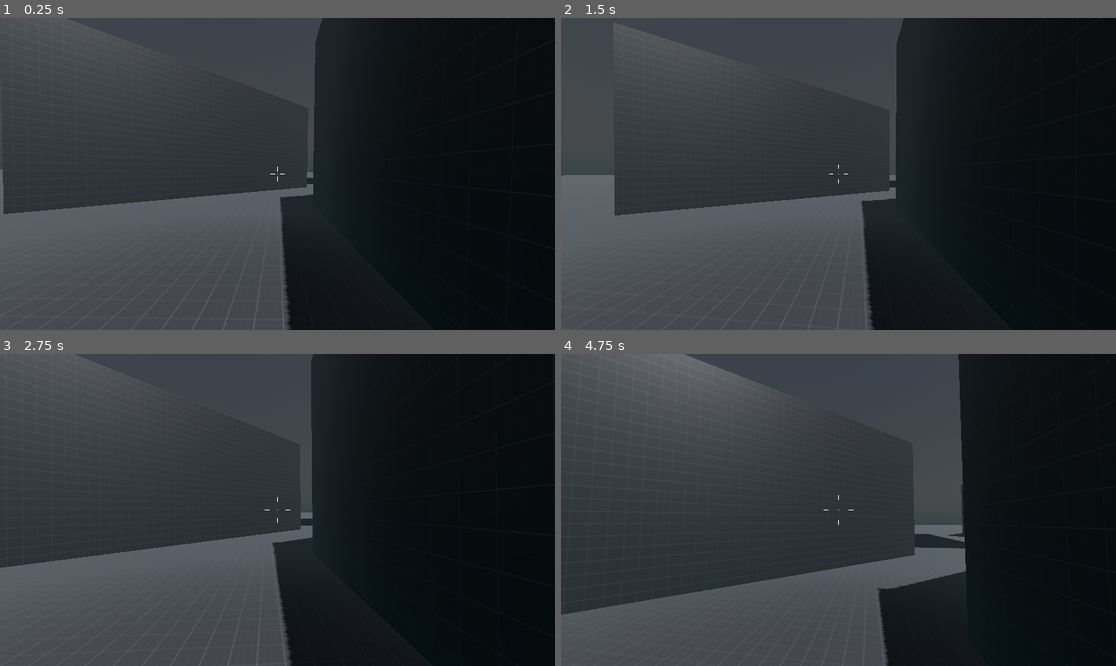
Above: before the commit, frames 1-4 (two rows, left to right).
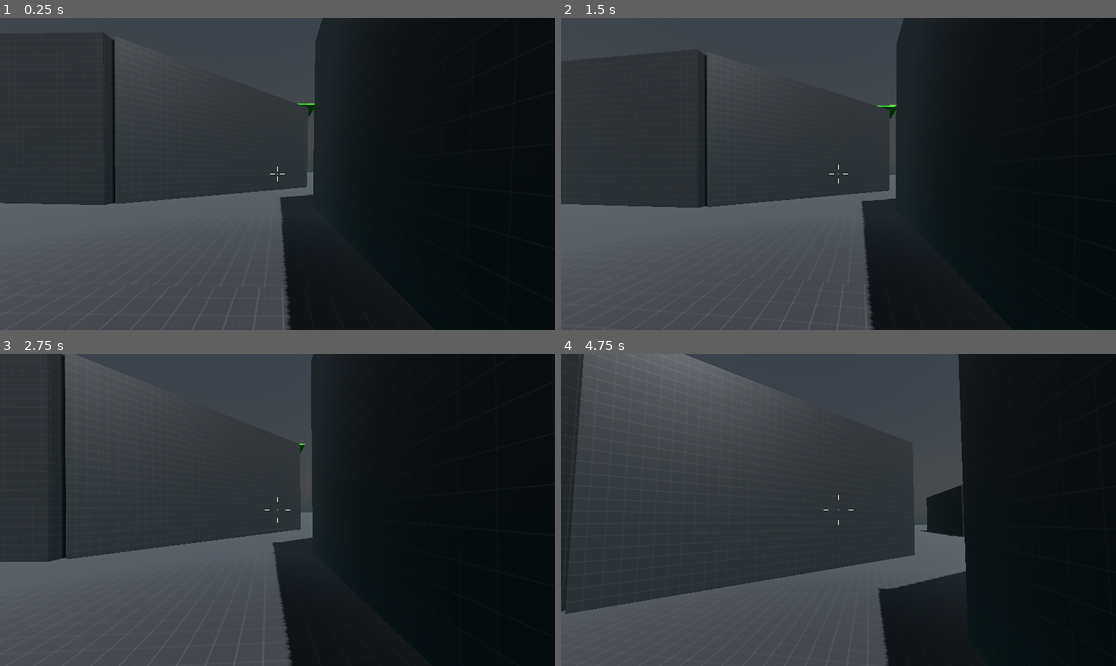
Above: after the commit, the same moments.

Repository: Darbyray/Year12godot
Game: Godot game, scene res://test_world.tscn
Same seed, same stepped clock (60 frames per second), same inputs: the game is played once before the commit and once after it.
Inputs (mouse positions are in pixels of both pictures, inside the frame that each line leads up to):
- Up to frame 1 (0.25 s): no input
- Up to frame 2 (1.5 s): tap Enter (ui_accept) at 0.5, 0.77 s; move the mouse to (866, 174) at 0.52 s; hold Up (ui_up) from 0.53 s (still down); move the mouse to (810, 174) at 1.27 s
- Up to frame 3 (2.75 s): keep holding Up (ui_up); tap Enter (ui_accept) at 1.52 s; move the mouse to (288, 503) at 2.02 s
- Up to frame 4 (4.75 s): keep holding Up (ui_up); move the mouse to (832, 516) at 2.77 s; tap Enter (ui_accept) at 3.02, 3.77, 4.52 s; move the mouse to (877, 513) at 3.52 s; move the mouse to (794, 506) at 4.27 s

The runs differ from the first frame. In frame 1, 2.5% of the frame differs, in the area x 0-57%, y 0-66%; in frame 2, 3.2%, in the area x 0-61%, y 1-64%; in frame 3, 2.7%; in frame 4, 2.2%.

Commit message:
maze
maze progress

Diff:
--- a/GooseMaze/character.tscn
+++ b/GooseMaze/character.tscn
@@ -378,7 +378,7 @@
 libraries = {
 "": SubResource("AnimationLibrary_o0unb")
 }
-blend_times = [&"walk", &"RESET", 0.5, &"RESET", &"walk", 0.5, &"RESET", &"RESET", 0.5]
+blend_times = [&"RESET", &"RESET", 0.5, &"RESET", &"walk", 0.5, &"walk", &"RESET", 0.5]
 
 [node name="JumpAnimation" type="AnimationPlayer" parent="Head"]
 libraries = {
--- a/GooseMaze/test_world.tscn
+++ b/GooseMaze/test_world.tscn
@@ -103,13 +103,13 @@
 material = SubResource("StandardMaterial3D_gomnb")
 
 [node name="CSGBox3D8" type="CSGBox3D" parent="cyclops"]
-transform = Transform3D(-4.14102e-08, 0.947356, 0.320183, -1, -4.37114e-08, 0, 1.39957e-08, -0.320183, 0.947356, 26.4638, 4.61246, -21.8079)
-use_collision = true
-size = Vector3(12, 3.2207, 26.6635)
+transform = Transform3D(-4.14102e-08, 0.947356, 0.320183, -1, -4.37114e-08, 0, 1.39957e-08, -0.320183, 0.947356, 30.2985, 4.61246, -12.3361)
+use_collision = true
+size = Vector3(12, 4.4209, 38.6979)
 material = SubResource("StandardMaterial3D_gomnb")
 
 [node name="CSGBox3D7" type="CSGBox3D" parent="cyclops"]
-transform = Transform3D(0.999996, 0, 0, 0, 0.999996, 0, 0, 0, 0.999996, -23.6639, 10.1852, 47.2297)
+transform = Transform3D(0.999996, 0, 0, 0, 0.999996, 0, 0, 0, 0.999996, -23.6639, 53.9292, 47.2297)
 use_collision = true
 size = Vector3(88.5041, 3.1123, 87.8658)
 material = SubResource("StandardMaterial3D_gomnb")
@@ -121,9 +121,9 @@
 material = SubResource("StandardMaterial3D_gomnb")
 
 [node name="CSGBox3D5" type="CSGBox3D" parent="cyclops"]
-transform = Transform3D(-3.09086e-08, 0.707107, -0.707107, -1, -4.37114e-08, 0, -3.09086e-08, 0.707107, 0.707107, -6.43143, 4.61246, -22.1078)
-use_collision = true
-size = Vector3(12, 3.2207, 27.7247)
+transform = Transform3D(-3.09086e-08, 0.707107, -0.707107, -1, -4.37114e-08, 0, -3.09086e-08, 0.707107, 0.707107, -4.6942, 4.61246, -23.845)
+use_collision = true
+size = Vector3(12, 3.2207, 22.8111)
 material = SubResource("StandardMaterial3D_gomnb")
 
 [node name="CSGBox3D4" type="CSGBox3D" parent="cyclops"]
@@ -133,31 +133,31 @@
 material = SubResource("StandardMaterial3D_gomnb")
 
 [node name="CSGBox3D" type="CSGBox3D" parent="cyclops"]
-transform = Transform3D(1, 0, 0, 0, 1, 0, 0, 0, 1, 10, 44.45, -35.0161)
+transform = Transform3D(1, 0, 0, 0, 1, 0, 0, 0, 1, 10, 44.45, -150.073)
 use_collision = true
 size = Vector3(30, 1, 30)
 material = SubResource("StandardMaterial3D_67ysu")
 
 [node name="CSGBox3D2" type="CSGBox3D" parent="cyclops"]
-transform = Transform3D(1, 0, 0, 0, 1, 0, 0, 0, 1, 3.8147e-06, 44.5575, -47.3339)
+transform = Transform3D(1, 0, 0, 0, 1, 0, 0, 0, 1, 3.8147e-06, 44.5575, -174.548)
 use_collision = true
 size = Vector3(10, 1, 10)
 material = SubResource("StandardMaterial3D_gomnb")
 
 [node name="CSGBox3D12" type="CSGBox3D" parent="cyclops"]
-transform = Transform3D(1, 0, 0, 0, 1, 0, 0, 0, 1, 12.1317, -4.11512, 18.9867)
-use_collision = true
-size = Vector3(450.394, 5.62451, 473.55)
+transform = Transform3D(1, 0, 0, 0, 1, 0, 0, 0, 1, 12.1317, -4.11512, 125.404)
+use_collision = true
+size = Vector3(450.394, 5.62451, 260.715)
 material = SubResource("StandardMaterial3D_gomnb")
 
 [node name="CSGBox3D13" type="CSGBox3D" parent="cyclops"]
-transform = Transform3D(0.939693, 0.34202, 0, -0.34202, 0.939693, 0, 0, 0, 1, -9.5, 45.6793, -29.6189)
+transform = Transform3D(0.939693, 0.34202, 0, -0.34202, 0.939693, 0, 0, 0, 1, -9.5, 45.6793, -143.138)
 use_collision = true
 size = Vector3(10, 1, 10)
 material = SubResource("StandardMaterial3D_u0sbk")
 
 [node name="CSGBox3D14" type="CSGBox3D" parent="cyclops"]
-transform = Transform3D(1, 0, 0, 0, 1, 0, 0, 0, 1, -4.5, 51.7185, -28.1985)
+transform = Transform3D(1, 0, 0, 0, 1, 0, 0, 0, 1, -4.5, 51.7185, -168.622)
 use_collision = true
 size = Vector3(19, 8, 1)
 material = SubResource("StandardMaterial3D_7j4uu")
@@ -205,9 +205,9 @@
 material = SubResource("StandardMaterial3D_gomnb")
 
 [node name="CSGBox3D22" type="CSGBox3D" parent="cyclops"]
-transform = Transform3D(-3.04308e-08, 0.696176, 0.717871, -1, -4.37114e-08, 0, 3.13791e-08, -0.717871, 0.696176, 14.3822, 4.61245, 79.4749)
-use_collision = true
-size = Vector3(12, 3.2207, 26.6635)
+transform = Transform3D(-3.04308e-08, 0.696176, 0.717871, -1, -4.37114e-08, 0, 3.13791e-08, -0.717871, 0.696176, 11.3827, 4.61245, 76.566)
+use_collision = true
+size = Vector3(12, 3.2207, 35.0202)
 material = SubResource("StandardMaterial3D_gomnb")
 
 [node name="CSGBox3D23" type="CSGBox3D" parent="cyclops"]
@@ -223,9 +223,9 @@
 material = SubResource("StandardMaterial3D_gomnb")
 
 [node name="CSGBox3D25" type="CSGBox3D" parent="cyclops"]
-transform = Transform3D(-1.53988e-08, 0.352282, -0.935893, -0.999998, -4.37113e-08, 2.47685e-15, -4.09092e-08, 0.935893, 0.352282, -40.6825, 4.61245, 40.9149)
-use_collision = true
-size = Vector3(12, 3.2207, 38.5945)
+transform = Transform3D(-1.53988e-08, 0.352282, -0.935893, -0.999998, -4.37112e-08, 2.47685e-15, -4.09092e-08, 0.935893, 0.352282, -33.6409, 4.61245, 38.2644)
+use_collision = true
+size = Vector3(12, 3.2207, 53.6423)
 material = SubResource("StandardMaterial3D_gomnb")
 
 [node name="CSGBox3D26" type="CSGBox3D" parent="cyclops"]
@@ -277,15 +277,291 @@
 material = SubResource("StandardMaterial3D_gomnb")
 
 [node name="CSGBox3D34" type="CSGBox3D" parent="cyclops"]
-transform = Transform3D(-4.67589e-10, 0.0106988, 0.999943, -1, -4.37114e-08, 8.33618e-16, 4.37089e-08, -0.999943, 0.0106988, 35.9988, 4.61246, -32.7147)
-use_collision = true
-size = Vector3(12, 3.2207, 26.6635)
+transform = Transform3D(1.77715e-09, -0.0406549, 0.999174, -1, -4.37114e-08, 1.2493e-15, 4.36753e-08, -0.999174, -0.0406549, 92.1962, 4.61246, -31.8598)
+use_collision = true
+size = Vector3(12, 3.2207, 139.151)
 material = SubResource("StandardMaterial3D_gomnb")
 
 [node name="CSGBox3D35" type="CSGBox3D" parent="cyclops"]
-transform = Transform3D(-4.31027e-08, 0.986075, 0.166304, -1, -4.37114e-08, 1.66535e-15, 7.26945e-09, -0.166304, 0.986075, 48.7699, 4.61246, -29.2838)
-use_collision = true
-size = Vector3(12, 3.2207, 26.6635)
+transform = Transform3D(-4.22275e-08, 0.966053, 0.258347, -1, -4.37114e-08, 2.02917e-15, 1.12928e-08, -0.258347, 0.966053, 49.7165, 4.61246, -23.6711)
+use_collision = true
+size = Vector3(12, 3.2207, 15.2796)
+material = SubResource("StandardMaterial3D_gomnb")
+
+[node name="CSGBox3D36" type="CSGBox3D" parent="cyclops"]
+transform = Transform3D(-1.81214e-09, 0.0414573, 0.999141, -1, -4.37114e-08, 1.6181e-15, 4.36738e-08, -0.999141, 0.0414573, -30.4666, 4.61246, -98.3273)
+use_collision = true
+size = Vector3(12, 3.2207, 27.7247)
+material = SubResource("StandardMaterial3D_gomnb")
+
+[node name="CSGBox3D37" type="CSGBox3D" parent="cyclops"]
+transform = Transform3D(1.54682e-09, -0.0353876, -0.999374, -1, -4.37114e-08, 1.76478e-15, -4.36839e-08, 0.999374, -0.0353876, -25.9037, 4.61246, -16.279)
+use_collision = true
+size = Vector3(12, 3.2207, 27.7247)
+material = SubResource("StandardMaterial3D_gomnb")
+
+[node name="CSGBox3D38" type="CSGBox3D" parent="cyclops"]
+transform = Transform3D(-8.90075e-09, 0.203625, 0.979045, -0.999996, -4.37112e-08, 1.45394e-15, 4.27954e-08, -0.979045, 0.203625, 9.13538, 4.61245, 96.854)
+use_collision = true
+size = Vector3(12, 3.2207, 25.392)
+material = SubResource("StandardMaterial3D_gomnb")
+
+[node name="CSGBox3D39" type="CSGBox3D" parent="cyclops"]
+transform = Transform3D(-4.36508e-08, 0.998616, -0.0525463, -0.999996, -4.37112e-08, 5.10313e-16, -2.29688e-09, 0.0525463, 0.998616, -24.3353, 4.61245, 107.753)
+use_collision = true
+size = Vector3(12, 3.2207, 30.0307)
+material = SubResource("StandardMaterial3D_gomnb")
+
+[node name="CSGBox3D40" type="CSGBox3D" parent="cyclops"]
+transform = Transform3D(-4.36709e-08, 0.999077, 0.0428856, -0.999996, -4.37112e-08, 6.15994e-16, 1.87456e-09, -0.0428856, 0.999077, -4.49839, 4.61245, 135.078)
+use_collision = true
+size = Vector3(12, 3.2207, 29.2408)
+material = SubResource("StandardMaterial3D_gomnb")
+
+[node name="CSGBox3D41" type="CSGBox3D" parent="cyclops"]
+transform = Transform3D(-4.36584e-08, 0.99879, 0.0491272, -0.999996, -4.37112e-08, 6.15994e-16, 2.14739e-09, -0.0491272, 0.99879, -24.3353, 4.61245, 137.435)
+use_collision = true
+size = Vector3(12, 3.2207, 30.0307)
+material = SubResource("StandardMaterial3D_gomnb")
+
+[node name="CSGBox3D42" type="CSGBox3D" parent="cyclops"]
+transform = Transform3D(1.66236e-10, -0.00380352, 0.99999, -0.999996, -4.37112e-08, 3.52857e-16, 4.37108e-08, -0.99999, -0.00380352, 8.15469, 4.61245, 120)
+use_collision = true
+size = Vector3(12, 3.2207, 29.2408)
+material = SubResource("StandardMaterial3D_gomnb")
+
+[node name="CSGBox3D43" type="CSGBox3D" parent="cyclops"]
+transform = Transform3D(1.35318e-09, -0.0309571, 0.999517, -0.999996, -4.37112e-08, 0, 4.36902e-08, -0.999517, -0.0309571, -28.4161, 4.61245, 0.353569)
+use_collision = true
+size = Vector3(12, 3.2207, 25.2923)
+material = SubResource("StandardMaterial3D_gomnb")
+
+[node name="CSGBox3D44" type="CSGBox3D" parent="cyclops"]
+transform = Transform3D(-3.81481e-10, 0.00872684, -0.999962, -1, -4.37114e-08, 1.66085e-15, -4.37097e-08, 0.999962, 0.00872684, -52.8783, 4.61246, -16.279)
+use_collision = true
+size = Vector3(12, 3.2207, 27.7247)
+material = SubResource("StandardMaterial3D_gomnb")
+
+[node name="CSGBox3D45" type="CSGBox3D" parent="cyclops"]
+transform = Transform3D(-4.37029e-08, 0.999807, -0.0196861, -1, -4.37114e-08, 1.47868e-15, -8.60498e-10, 0.0196861, 0.999807, -7.33435, 4.61246, -87.0032)
+use_collision = true
+size = Vector3(12, 3.2207, 25.4484)
+material = SubResource("StandardMaterial3D_gomnb")
+
+[node name="CSGBox3D46" type="CSGBox3D" parent="cyclops"]
+transform = Transform3D(-4.36729e-08, 0.999118, 0.0419804, -1, -4.37114e-08, 0, 1.83496e-09, -0.0419804, 0.999118, 22.3434, 4.61246, -71.1544)
+use_collision = true
+size = Vector3(12, 3.2207, 26.9234)
+material = SubResource("StandardMaterial3D_gomnb")
+
+[node name="CSGBox3D47" type="CSGBox3D" parent="cyclops"]
+transform = Transform3D(1, 0, 0, 0, 1, 0, 0, 0, 1, 94.1213, -4.11512, -12.4817)
+use_collision = true
+size = Vector3(148.802, 5.62451, 15.9821)
+material = SubResource("StandardMaterial3D_gomnb")
+
+[node name="CSGBox3D48" type="CSGBox3D" parent="cyclops"]
+transform = Transform3D(1, 0, 0, 0, 1, 0, 0, 0, 1, -101.763, -4.11512, -114.577)
+use_collision = true
+size = Vector3(258.792, 5.62451, 220.172)
+material = SubResource("StandardMaterial3D_gomnb")
+
+[node name="CSGBox3D49" type="CSGBox3D" parent="cyclops"]
+transform = Transform3D(1, 0, 0, 0, 1, 0, 0, 0, 1, 100.973, -4.11512, -127.567)
+use_collision = true
+size = Vector3(162.505, 5.62451, 194.681)
+material = SubResource("StandardMaterial3D_gomnb")
+
+[node name="CSGBox3D50" type="CSGBox3D" parent="cyclops"]
+transform = Transform3D(1, 0, 0, 0, 1, 0, 0, 0, 1, 107.474, -4.11512, -24.4085)
+use_collision = true
+size = Vector3(122.096, 5.62451, 15.9821)
+material = SubResource("StandardMaterial3D_gomnb")
+
+[node name="CSGBox3D51" type="CSGBox3D" parent="cyclops"]
+transform = Transform3D(1.66236e-10, -0.00380352, 0.99999, -0.999996, -4.37112e-08, 3.52857e-16, 4.37108e-08, -0.99999, -0.00380352, 80.4416, 4.61245, 119.553)
+use_collision = true
+size = Vector3(12, 3.2207, 119.496)
+material = SubResource("StandardMaterial3D_gomnb")
+
+[node name="CSGBox3D52" type="CSGBox3D" parent="cyclops"]
+transform = Transform3D(1.66236e-10, -0.00380352, 0.99999, -0.999996, -4.37112e-08, 3.52857e-16, 4.37108e-08, -0.99999, -0.00380352, 80.9413, 4.61245, 99.2694)
+use_collision = true
+size = Vector3(12, 3.2207, 120.495)
+material = SubResource("StandardMaterial3D_gomnb")
+
+[node name="CSGBox3D53" type="CSGBox3D" parent="cyclops"]
+transform = Transform3D(2.54744e-09, -0.0582791, -0.9983, -0.999996, -4.37112e-08, -8.58207e-16, -4.3637e-08, 0.9983, -0.0582791, 100.141, 4.61245, -50.3748)
+use_collision = true
+size = Vector3(12, 3.2207, 122.739)
+material = SubResource("StandardMaterial3D_gomnb")
+
+[node name="CSGBox3D54" type="CSGBox3D" parent="cyclops"]
+transform = Transform3D(-4.36433e-08, 0.998445, -0.0557007, -0.999996, -4.37112e-08, 3.52857e-16, -2.43477e-09, 0.0557007, 0.998445, 139.658, 4.61245, 108.897)
+use_collision = true
+size = Vector3(12, 3.2207, 23.6332)
+material = SubResource("StandardMaterial3D_gomnb")
+
+[node name="CSGBox3D55" type="CSGBox3D" parent="cyclops"]
+transform = Transform3D(2.17032e-09, -0.0496515, 0.998766, -1, -4.37114e-08, 2.45038e-15, 4.36574e-08, -0.998766, -0.0496515, 42.6941, 4.61245, 87.1779)
+use_collision = true
+size = Vector3(12, 3.2207, 39.9159)
+material = SubResource("StandardMaterial3D_gomnb")
+
+[node name="CSGBox3D56" type="CSGBox3D" parent="cyclops"]
+transform = Transform3D(-4.18579e-08, 0.957597, -0.288113, -1, -4.37114e-08, 2.35819e-15, -1.25938e-08, 0.288113, 0.957597, 51.14, 4.61246, -14.8507)
+use_collision = true
+size = Vector3(12, 3.2207, 5.39828)
+material = SubResource("StandardMaterial3D_gomnb")
+
+[node name="CSGBox3D57" type="CSGBox3D" parent="cyclops"]
+transform = Transform3D(-4.05208e-08, 0.927008, -0.375044, -1, -4.37114e-08, 3.20258e-15, -1.63936e-08, 0.375044, 0.927008, 46.621, 4.61246, -4.93792)
+use_collision = true
+size = Vector3(12, 3.2207, 5.39828)
+material = SubResource("StandardMaterial3D_gomnb")
+
+[node name="CSGBox3D58" type="CSGBox3D" parent="cyclops"]
+transform = Transform3D(-0.401357, 0.907069, 0.127044, 4.57316e-08, -0.138706, 0.990334, 0.915921, 0.397477, 0.0556706, 48.9063, 7.71152, -9.4991)
+use_collision = true
+size = Vector3(6.95215, 4.18347, 5.74312)
+material = SubResource("StandardMaterial3D_gomnb")
+
+[node name="CSGBox3D59" type="CSGBox3D" parent="cyclops"]
+transform = Transform3D(1.2205e-09, -0.0279213, 0.999606, -0.999996, -4.37112e-08, -1.50265e-15, 4.36943e-08, -0.999606, -0.0279213, 44.5555, 4.61245, 36.7143)
+use_collision = true
+size = Vector3(12, 3.2207, 35.8617)
+material = SubResource("StandardMaterial3D_gomnb")
+
+[node name="CSGBox3D60" type="CSGBox3D" parent="cyclops"]
+transform = Transform3D(4.36907e-08, -0.999524, -0.0307126, -0.999996, -4.37112e-08, -1.36774e-15, -1.3425e-09, 0.0307126, -0.999524, 60.9451, 4.61245, 36.7143)
+use_collision = true
+size = Vector3(12, 3.2207, 35.8617)
+material = SubResource("StandardMaterial3D_gomnb")
+
+[node name="CSGBox3D61" type="CSGBox3D" parent="cyclops"]
+transform = Transform3D(1.2205e-09, -0.0279213, 0.999606, -0.999996, -4.37112e-08, -1.50265e-15, 4.36943e-08, -0.999606, -0.0279213, 51.7635, 4.61245, 53.2762)
+use_collision = true
+size = Vector3(12, 3.2207, 21.4401)
+material = SubResource("StandardMaterial3D_gomnb")
+
+[node name="CSGBox3D62" type="CSGBox3D" parent="cyclops"]
+transform = Transform3D(1.2205e-09, -0.0279213, 0.999606, -0.999996, -4.37112e-08, -1.50265e-15, 4.36943e-08, -0.999606, -0.0279213, 51.0031, 4.61245, 69.5363)
+use_collision = true
+size = Vector3(12, 3.2207, 42.5256)
+material = SubResource("StandardMaterial3D_gomnb")
+
+[node name="CSGBox3D63" type="CSGBox3D" parent="cyclops"]
+transform = Transform3D(-4.36968e-08, 0.999668, 0.0257755, -1, -4.37114e-08, 2.70362e-15, 1.12667e-09, -0.0257755, 0.999668, 47.834, 4.61245, 88.3224)
+use_collision = true
+size = Vector3(12, 3.2207, 6.05001)
+material = SubResource("StandardMaterial3D_gomnb")
+
+[node name="CSGBox3D64" type="CSGBox3D" parent="cyclops"]
+transform = Transform3D(-4.37039e-08, 0.99983, -0.0184647, -1, -4.37114e-08, 2.76828e-15, -8.07127e-10, 0.0184647, 0.99983, 47.8265, 7.89785, 94.5617)
+use_collision = true
+size = Vector3(5.4292, 3.2207, 6.86571)
+material = SubResource("StandardMaterial3D_gomnb")
+
+[node name="CSGBox3D65" type="CSGBox3D" parent="cyclops"]
+transform = Transform3D(-1.13813e-09, 0.0260375, 0.999657, -0.999996, -4.37112e-08, -1.36774e-15, 4.36965e-08, -0.999657, 0.0260375, 78.2262, 4.61245, 53.4534)
+use_collision = true
+size = Vector3(12, 3.2207, 35.0532)
+material = SubResource("StandardMaterial3D_gomnb")
+
+[node name="CSGBox3D66" type="CSGBox3D" parent="cyclops"]
+transform = Transform3D(-3.61879e-08, 0.82788, -0.560897, -0.999996, -4.37112e-08, -1.94242e-15, -2.45177e-08, 0.560897, 0.82788, 38.1403, 4.61245, 105.505)
+use_collision = true
+size = Vector3(12, 3.2207, 15.5534)
 material = SubResource("StandardMaterial3D_gomnb")
 
 [node name="blocks" type="Node3D" parent="."]
+
+[node name="CSGBox3D46" type="CSGBox3D" parent="."]
+transform = Transform3D(-3.95232e-08, 0.904183, 0.427134, -0.999996, -4.37112e-08, -3.40033e-15, 1.86707e-08, -0.427134, 0.904183, 55.8121, 4.61245, 112.615)
+use_collision = true
+size = Vector3(12, 3.2207, 16.3454)
+material = SubResource("StandardMaterial3D_gomnb")
+
+[node name="CSGBox3D47" type="CSGBox3D" parent="."]
+transform = Transform3D(-3.11001e-08, 0.711483, -0.702696, -0.999996, -4.37112e-08, -3.70599e-15, -3.07159e-08, 0.702696, 0.711483, 74.891, 4.61245, 113.802)
+use_collision = true
+size = Vector3(12, 3.2207, 16.1269)
+material = SubResource("StandardMaterial3D_gomnb")
+
+[node name="CSGBox3D48" type="CSGBox3D" parent="."]
+transform = Transform3D(-4.3711e-08, 0.999987, -0.00392745, -0.999996, -4.37112e-08, -3.70599e-15, -1.71638e-10, 0.00392745, 0.999987, 63.7501, 4.61245, 106.47)
+use_collision = true
+size = Vector3(12, 3.2207, 15.0931)
+material = SubResource("StandardMaterial3D_gomnb")
+
+[node name="CSGBox3D49" type="CSGBox3D" parent="."]
+transform = Transform3D(-2.14494e-08, 0.490704, 0.871321, -0.999996, -4.37112e-08, -3.75491e-15, 3.80868e-08, -0.871321, 0.490704, 85.143, 4.61245, 111.845)
+use_collision = true
+size = Vector3(12, 3.2207, 15.0931)
+material = SubResource("StandardMaterial3D_gomnb")
+
+[node name="CSGBox3D50" type="CSGBox3D" parent="."]
+transform = Transform3D(-4.36152e-08, 0.997796, -0.0662739, -0.999996, -4.37112e-08, -4.2881e-15, -2.89691e-09, 0.0662739, 0.997796, 101.71, 4.61245, 117.522)
+use_collision = true
+size = Vector3(12, 25.0054, 5.17936)
+material = SubResource("StandardMaterial3D_gomnb")
+
+[node name="CSGBox3D51" type="CSGBox3D" parent="."]
+transform = Transform3D(-2.95799e-08, 0.676706, 0.736247, -0.999996, -4.37112e-08, -5.89026e-15, 3.21825e-08, -0.736247, 0.676706, 28.2522, 4.61245, 105.026)
+use_collision = true
+size = Vector3(12, 3.2207, 17.5163)
+material = SubResource("StandardMaterial3D_gomnb")
+
+[node name="CSGBox3D52" type="CSGBox3D" parent="."]
+transform = Transform3D(-4.10554e-08, 0.939233, -0.343265, -0.999996, -4.37112e-08, -3.70599e-15, -1.50046e-08, 0.343265, 0.939233, 50.6805, 4.61245, 113.047)
+use_collision = true
+size = Vector3(12, 3.2207, 14.7293)
+material = SubResource("StandardMaterial3D_gomnb")
+
+[node name="CSGBox3D53" type="CSGBox3D" parent="."]
+transform = Transform3D(-2.82359e-08, 0.645961, 0.763363, -0.999996, -4.37112e-08, -7.31899e-15, 3.33678e-08, -0.763363, 0.645961, 118.587, 4.61245, 111.692)
+use_collision = true
+size = Vector3(12, 14.6019, 5.17936)
+material = SubResource("StandardMaterial3D_gomnb")
+
+[node name="CSGBox3D54" type="CSGBox3D" parent="."]
+transform = Transform3D(3.1707e-08, -0.72537, 0.688351, -0.999996, -4.37112e-08, -1.03913e-14, 3.00888e-08, -0.688351, -0.72537, 127.552, 4.61245, 113.593)
+use_collision = true
+size = Vector3(12, 18.6881, 5.17936)
+material = SubResource("StandardMaterial3D_gomnb")
+
+[node name="CSGBox3D55" type="CSGBox3D" parent="."]
+transform = Transform3D(2.09034e-10, -0.00478239, -0.999985, -0.999996, -4.37112e-08, -1.41803e-15, -4.37109e-08, 0.999985, -0.00478239, 76.8746, 4.61245, 19.7955)
+use_collision = true
+size = Vector3(12, 3.2207, 35.8617)
+material = SubResource("StandardMaterial3D_gomnb")
+
+[node name="CSGBox3D56" type="CSGBox3D" parent="."]
+transform = Transform3D(4.36907e-08, -0.999524, -0.0307126, -0.999996, -4.37112e-08, -1.36774e-15, -1.3425e-09, 0.0307126, -0.999524, 60.7721, 4.34036, 72.2636)
+use_collision = true
+size = Vector3(12.5442, 3.2207, 7.76827)
+material = SubResource("StandardMaterial3D_gomnb")
+
+[node name="CSGBox3D57" type="CSGBox3D" parent="."]
+transform = Transform3D(4.36907e-08, -0.999524, -0.0307126, -0.999996, -4.37112e-08, -1.36774e-15, -1.3425e-09, 0.0307126, -0.999524, 60.788, 4.34036, 83.3265)
+use_collision = true
+size = Vector3(12.5442, 3.2207, 5.41619)
+material = SubResource("StandardMaterial3D_gomnb")
+
+[node name="CSGBox3D58" type="CSGBox3D" parent="."]
+transform = Transform3D(4.36907e-08, -0.999524, -0.0307126, -0.999996, -4.37112e-08, -1.36774e-15, -1.3425e-09, 0.0307126, -0.999524, 60.788, 4.34036, 83.3265)
+use_collision = true
+size = Vector3(12.5442, 3.2207, 5.41619)
+material = SubResource("StandardMaterial3D_gomnb")
+
+[node name="CSGBox3D59" type="CSGBox3D" parent="."]
+transform = Transform3D(4.36907e-08, -0.999524, -0.0307126, 0.00459016, 0.0307123, -0.999514, 0.999986, -0.000140933, 0.004588, 60.788, 7.83319, 78.5002)
+use_collision = true
+size = Vector3(6.19562, 3.2207, 5.41619)
+material = SubResource("StandardMaterial3D_gomnb")
+
+[node name="CSGBox3D60" type="CSGBox3D" parent="."]
+transform = Transform3D(-4.36611e-08, 0.998846, -0.0479433, -0.999996, -4.37112e-08, -1.30606e-15, -2.09566e-09, 0.0479433, 0.998846, 92.9139, 4.61245, 75.918)
+use_collision = true
+size = Vector3(12, 3.2207, 45.3784)
+material = SubResource("StandardMaterial3D_gomnb")
Not shown, added: GooseMaze/textures/BUILDS/BUILDS1/index.apple-touch-icon.png.import
Not shown, added: GooseMaze/textures/BUILDS/BUILDS1/index.icon.png.import
Not shown, added: GooseMaze/textures/BUILDS/BUILDS1/index.png.import
Not shown, added: GooseMaze/textures/BUILDS/BUILDS1/BUILDS1.zip
Not shown, added: GooseMaze/textures/BUILDS/BUILDS1/index.apple-touch-icon.png
Not shown, added: GooseMaze/textures/BUILDS/BUILDS1/index.audio.worklet.js
Not shown, added: GooseMaze/textures/BUILDS/BUILDS1/index.html
Not shown, added: GooseMaze/textures/BUILDS/BUILDS1/index.icon.png
Not shown, added: GooseMaze/textures/BUILDS/BUILDS1/index.js
Not shown, added: GooseMaze/textures/BUILDS/BUILDS1/index.pck
Not shown, added: GooseMaze/textures/BUILDS/BUILDS1/index.png
Not shown, added: GooseMaze/textures/BUILDS/BUILDS1/index.wasm
(and 1 more such lines)
